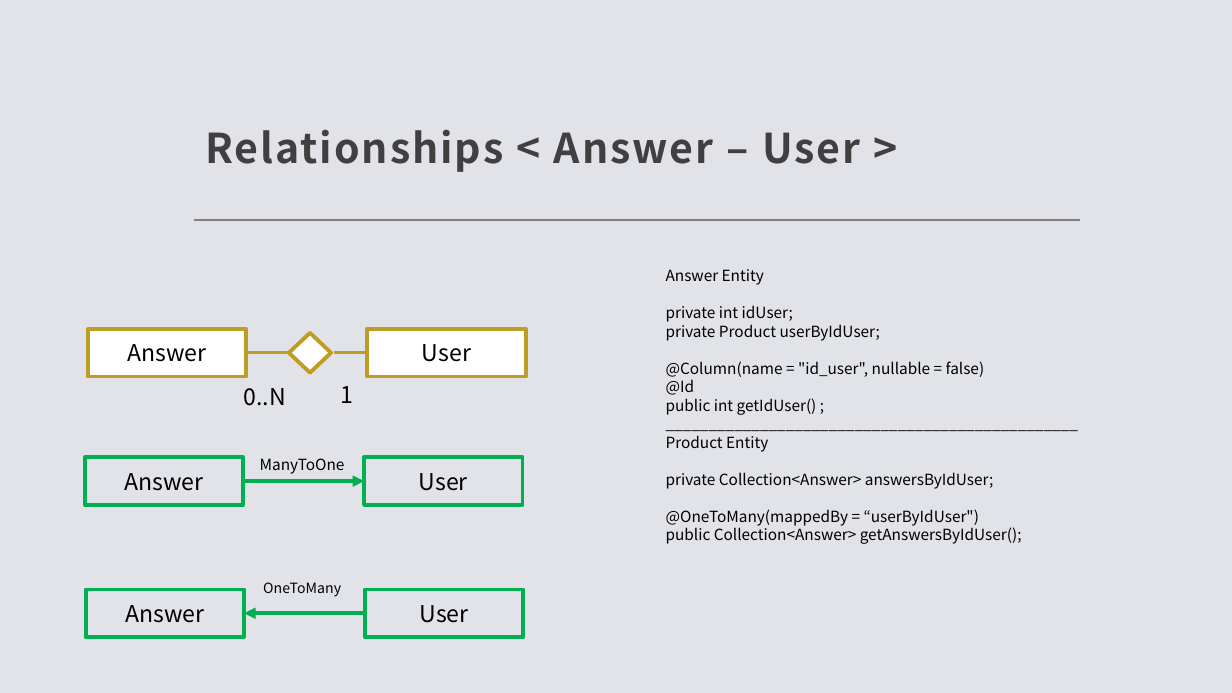
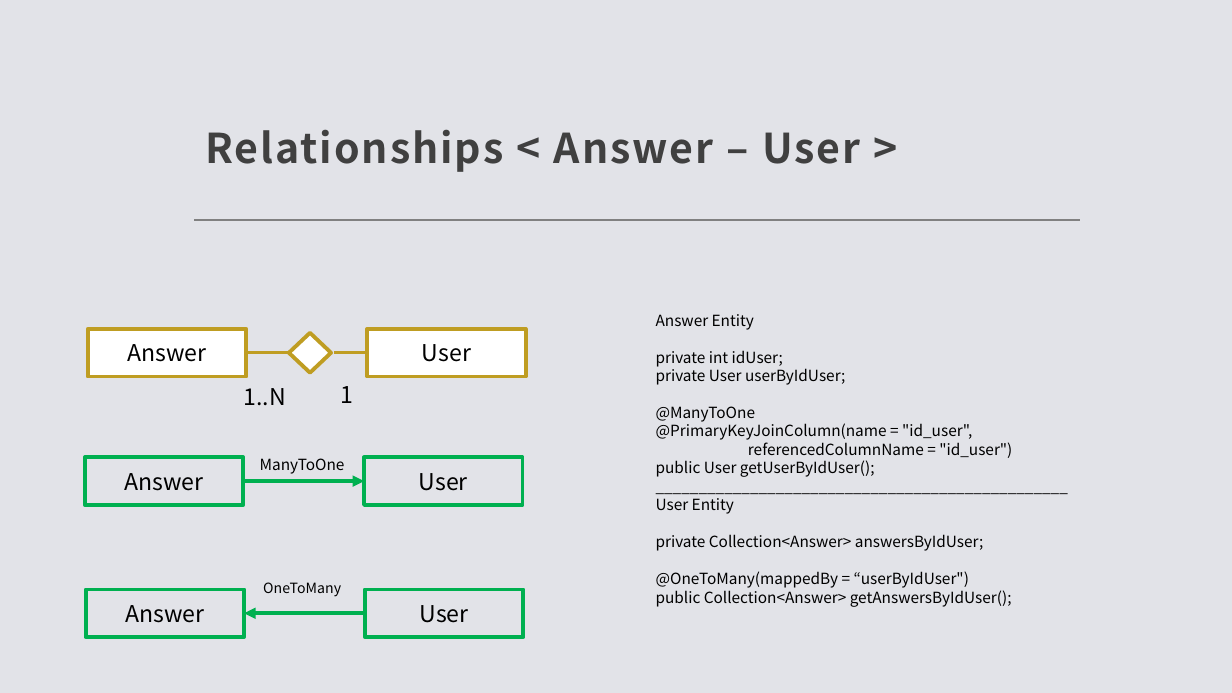
Before and after one commit to FPuoti255/GamifiedMarket, a slide deck: slide 18 of src/main/resources/PPTX/Gamified Market.pptx. Drawn at 1232x693 pixels with LibreOffice and Linux fonts; fonts in the diff are those of the drawing. Boxes give left, top, right and bottom in pixels: in the first picture for what was removed or moved away, otherwise in the second. Text is boxed around its words. In the diff, an @@ line names an element or a change of style, - is before the commit and + after.

Commit message:
presentation

```diff
--- a/src/main/resources/PPTX/Gamified Market.pptx
+++ b/src/main/resources/PPTX/Gamified Market.pptx
@@ text "Answer Entity": place and size @@
-text "Answer Entity" at <box>666,269,1022,544</box>
+text "Answer Entity" at <box>656,314,1012,607</box>
@@ text at <box>243,388,285,405</box>: text changed @@
-0..N
+1..N
@@ text at <box>656,366,1012,477</box>: text changed @@
-private Product userByIdUser;
-@Column(name = "id_user", nullable = false)
-@Id
-public int getIdUser() ;
+private User userByIdUser;
+@ManyToOne
+@PrimaryKeyJoinColumn(name = "id_user",
+referencedColumnName = "id_user")
+public User getUserByIdUser();
@@ text at <box>656,498,734,514</box>: text changed @@
-Product Entity
+User Entity
```
Also in this commit, not shown: 3 other slides changed, 23 slides added, 1 other file.
